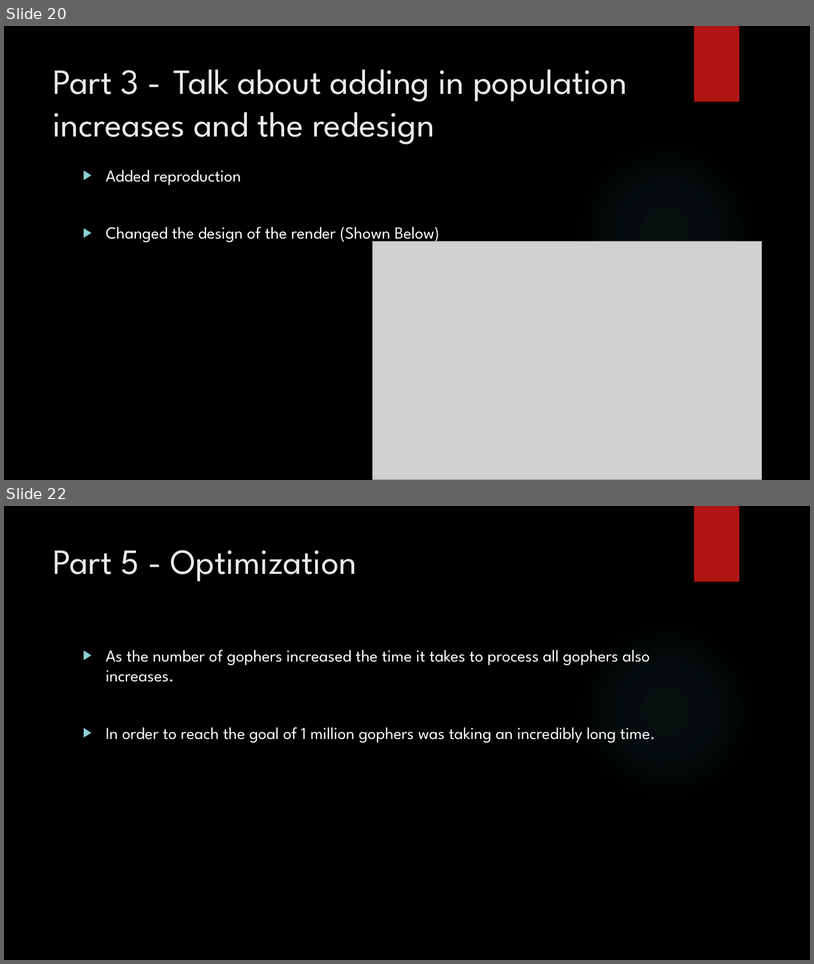
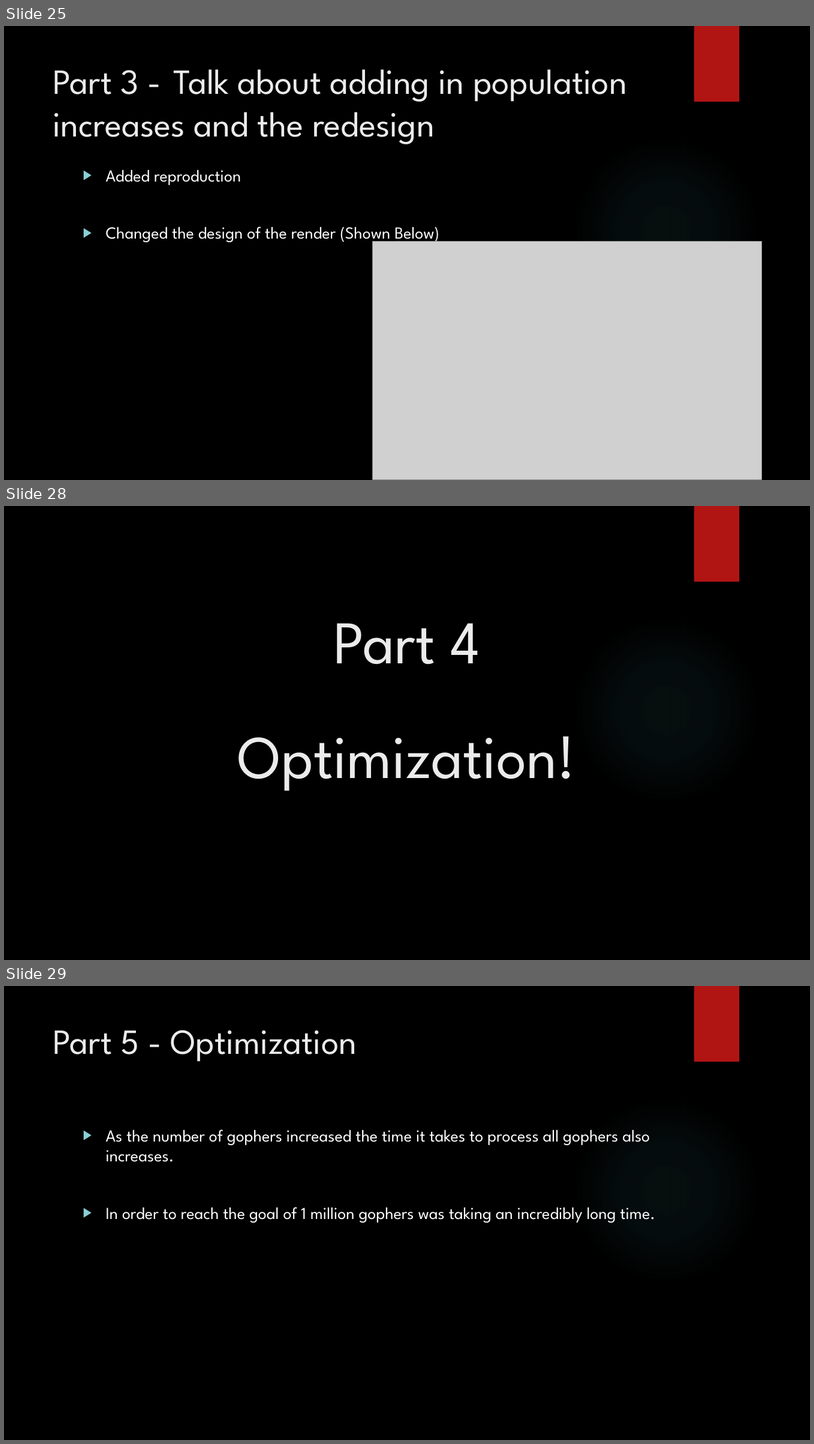
Before and after one commit to jaminologist/GopherLife, a slide deck: GopherLife.pptx. Shown one above the other, each under a label of ours: slides 20 and 22 before the commit, slides 25, 28 and 29 after it; the slides between them are not shown. The pictures are 814x964 and 814x1444 pixels, drawn with LibreOffice and Linux fonts; fonts in the diff are those of the drawing; grey boxes stand for pictures; background and template pictures are left out. Boxes give left, top, right and bottom in pixels: in the first picture for what was removed or moved away, otherwise in the second. Text is boxed around its words. In the diff, an @@ line names an element or a change of style, - is before the commit and + after.

```diff
--- a/GopherLife.pptx
+++ b/GopherLife.pptx
@@ slide 28 added at box(4, 506, 810, 960), background picture (left out); not listed: 2 template elements that a slide beside it also shows @@
@@ text added at box(334, 623, 480, 664), 72 pt, text #EBEBEB @@
+Part 4
@@ text added at box(238, 736, 576, 790), 72 pt, text #EBEBEB @@
+Optimization!
@@ what was slide 20 is now slide 25 @@
@@ what was slide 22 is now slide 29 @@
```
Also in this commit, not shown: 6 slides changed, 6 other slides added, 2 other files.
